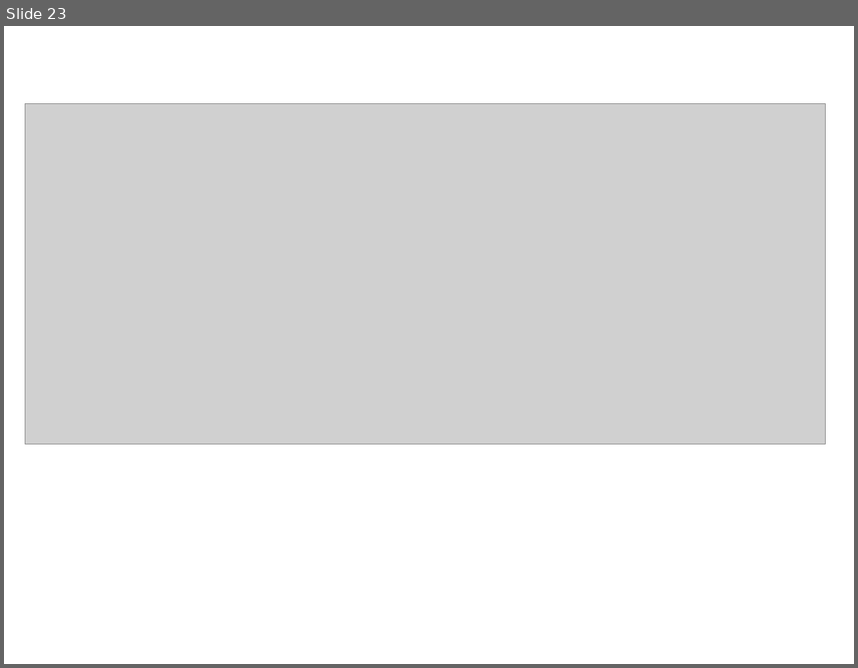
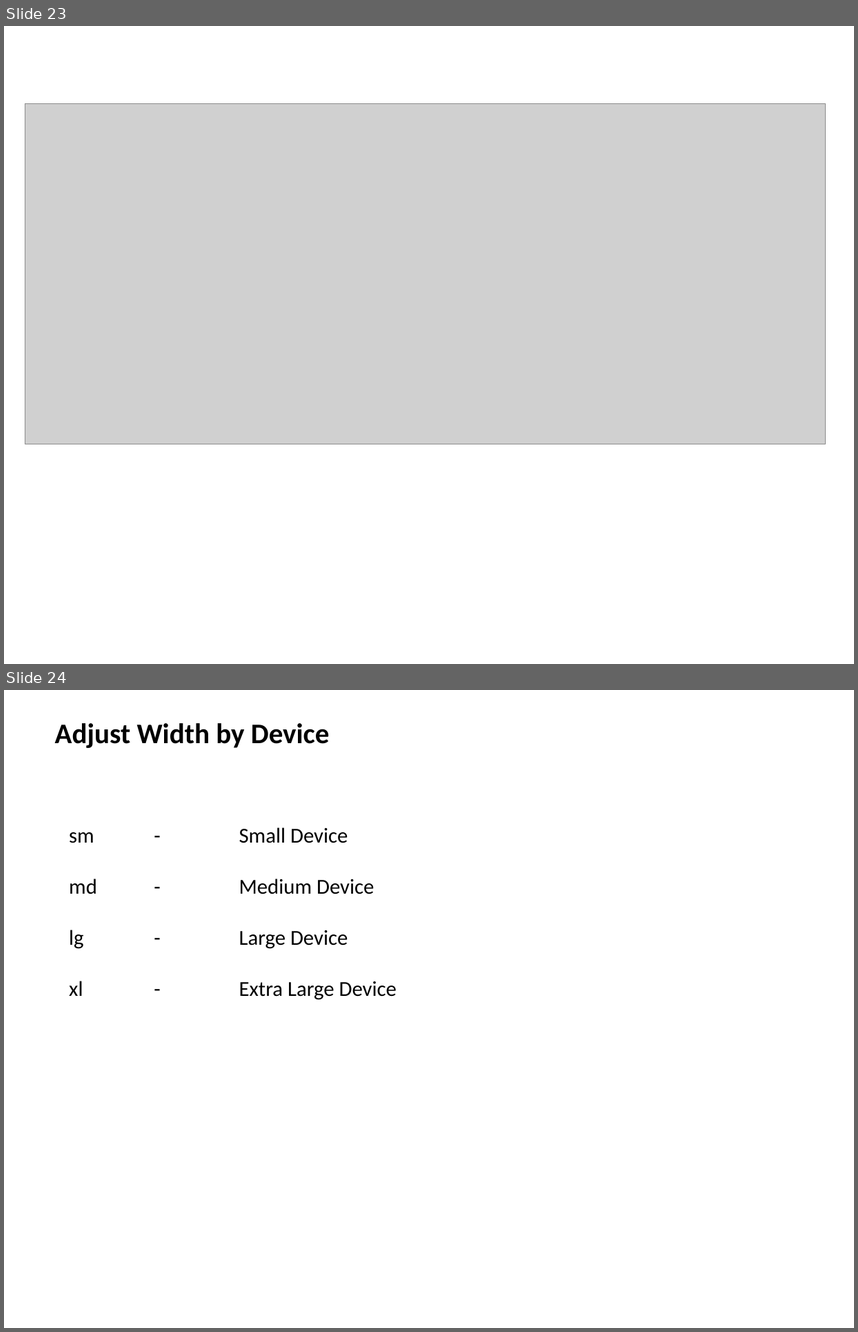
Before and after one commit to marktechslead/angular, a slide deck: Bootstrap/Bootstrap_Notes.pptx. Shown one above the other, each under a label of ours: slide 23 before the commit, slides 23 and 24 after it. The pictures are 858x668 and 858x1332 pixels, drawn with LibreOffice and Linux fonts; fonts in the diff are those of the drawing; grey boxes stand for pictures. Boxes give left, top, right and bottom in pixels: in the first picture for what was removed or moved away, otherwise in the second. Text is boxed around its words. In the diff, an @@ line names an element or a change of style, - is before the commit and + after.

```diff
--- a/Bootstrap/Bootstrap_Notes.pptx
+++ b/Bootstrap/Bootstrap_Notes.pptx
@@ slide 24 added at [4, 690, 854, 1328], background #FFFFFF @@
@@ text added at [55, 723, 330, 748], 24 pt, text #000000, bold @@
+Adjust Width by Device
@@ text added at [69, 827, 397, 1000], 18 pt, text #000000 @@
+sm - Small Device
+md - Medium Device
+lg - Large Device
+xl - Extra Large Device
```
Also in this commit, not shown: 2 other slides added.
